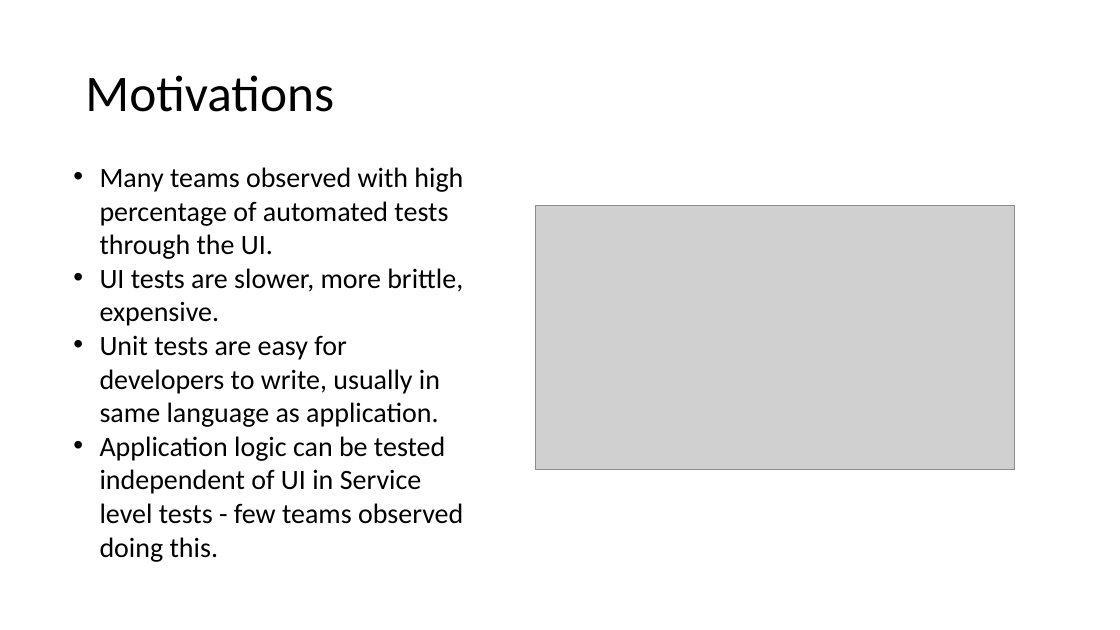
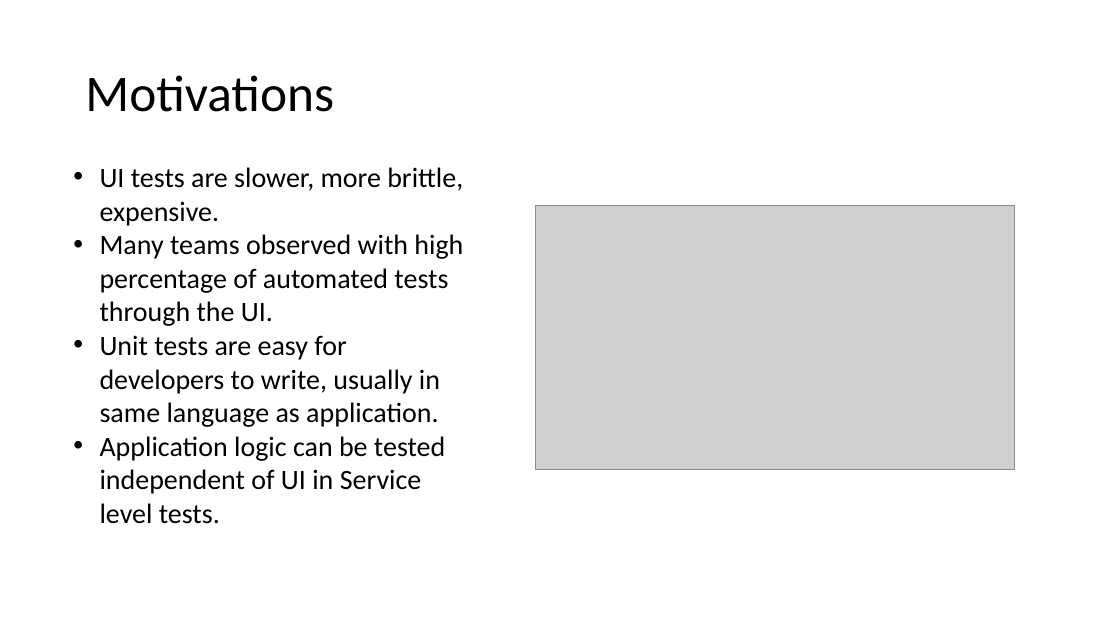
Before and after one commit to weaverj/testpyramidexample, a slide deck: slide 3 of Test Pyramid Presentation.pptx. Drawn at 1120x630 pixels with LibreOffice and Linux fonts; fonts in the diff are those of the drawing; grey boxes stand for pictures; background and template pictures are left out. Boxes give left, top, right and bottom in pixels: in the first picture for what was removed or moved away, otherwise in the second. Text is boxed around its words. In the diff, an @@ line names an element or a change of style, - is before the commit and + after.

```diff
--- a/Test Pyramid Presentation.pptx
+++ b/Test Pyramid Presentation.pptx
@@ text at box(100, 167, 463, 226): paragraph added @@
+• UI tests are slower, more brittle, expensive.
@@ text at box(100, 268, 463, 326): paragraph removed @@
-• UI tests are slower, more brittle, expensive.
@@ text at box(100, 436, 445, 524): text changed @@
-• Application logic can be tested independent of UI in Service level tests - few teams observed doing this.
+• Application logic can be tested independent of UI in Service level tests.
```
Also in this commit, not shown: 4 other slides changed, 2 slides added, 4 slides removed.
